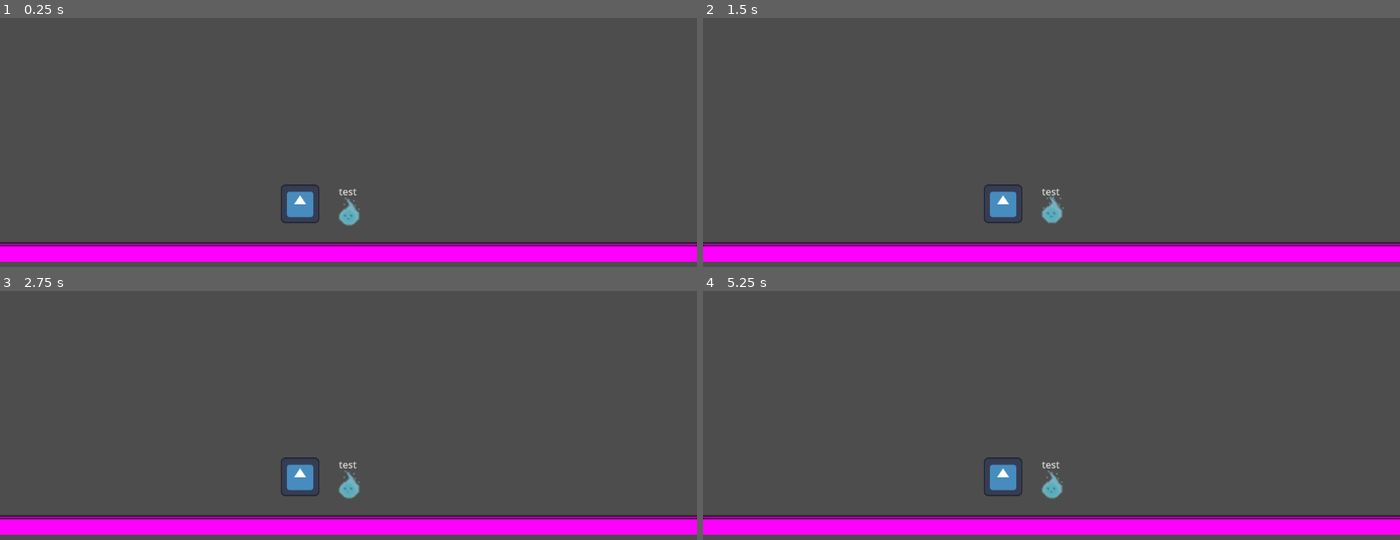
Above: before the commit, frames 1-4 (two rows, left to right).
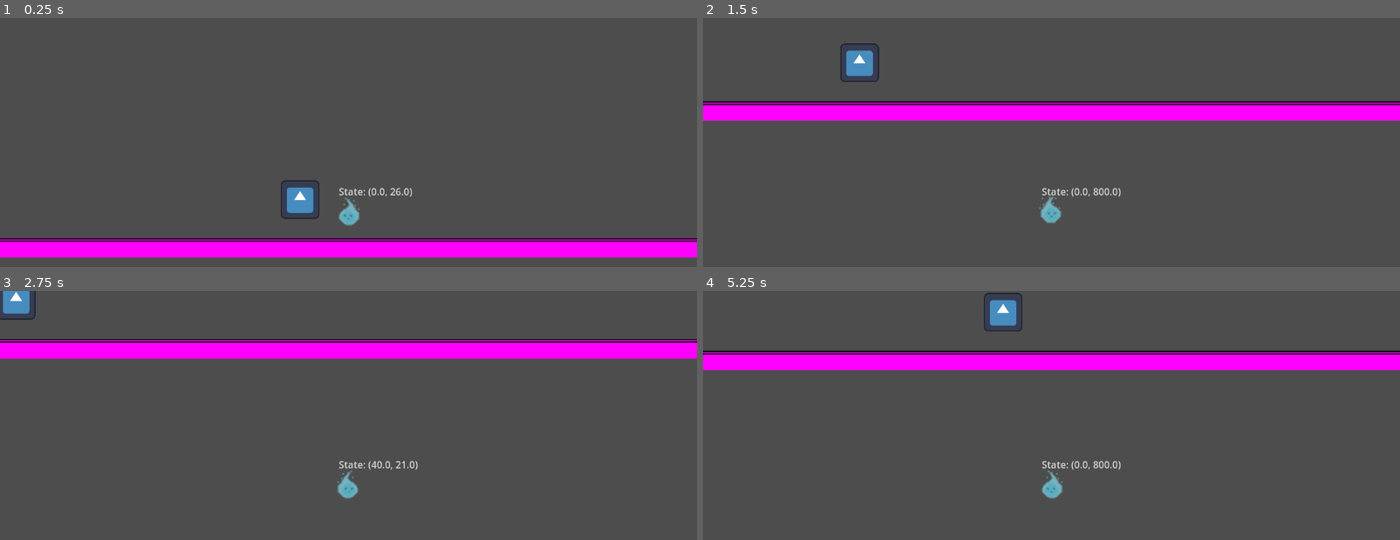
Above: after the commit, the same moments.

Repository: bustercrow-3818/uninvited-guest
Game: Godot game, scene res://objects/temp_plat/temp_plat.tscn
Two runs of this game, one before a commit and one after it. Both use one fixed random seed, a clock stepped at 60 frames per second and the inputs below. The project has no main scene, so this scene is started directly. The engine's default icon, where the game draws it, is replaced by a stand-in: a white triangle on a blue panel in a dark square.
Inputs:
- Up to frame 1 (0.25 s): no input
- Up to frame 2 (1.5 s): hold D (right) 0.53-1.28 s; tap Space (dash) at 0.6, 1.35 s; hold S (down) from 1.28 s (still down)
- Up to frame 3 (2.75 s): release S (down) at 2.03 s; hold D (right) from 2.03 s (still down); tap Space (dash) at 2.1 s
- Up to frame 4 (5.25 s): release D (right) at 2.78 s; hold W (up) 2.78-3.53 s; tap Space (dash) every 0.75 s from 2.85 to 5.1 s; hold A (left) 3.53-5.03 s; hold S (down) from 5.03 s (still down)

The runs differ from the first frame. In frame 1, 5.7% of the frame differs, in the area x 0-100%, y 65-98%; in frame 2, 17%, in the area x 0-100%, y 10-98%; in frame 3, 17%; in frame 4, 17%.
Error before the commit: Parse Error: Identifier "move_speed" not declared in the current scope. (res://entities/player/player.gd:36)

Commit message:
minor corrections to NPC logic

Diff:
--- a/entities/movement_instructions.gd
+++ b/entities/movement_instructions.gd
@@ -18,6 +18,15 @@
 var current_state := states.IDLE
 
 
+
+func initializ() -> void:
+
+	pass
+
+
+func connect_signals() -> void:
+
+	pass
 
 func _physics_process(_delta: float) -> void:
 	process_state()
--- a/entities/npc/npc.tscn
+++ b/entities/npc/npc.tscn
@@ -1,7 +1,8 @@
-[gd_scene load_steps=6 format=3 uid="uid://b6by0hr2yqoun"]
+[gd_scene load_steps=7 format=3 uid="uid://b6by0hr2yqoun"]
 
 [ext_resource type="Script" uid="uid://dp3vx4bhsowe1" path="res://entities/npc/npc.gd" id="1_e3lg2"]
 [ext_resource type="Texture2D" uid="uid://clm43k8aygw46" path="res://assets/icon.svg" id="2_7bf1a"]
+[ext_resource type="Script" uid="uid://c0ck0sdchwws4" path="res://entities/npc/npc_movement.gd" id="3_7bf1a"]
 
 [sub_resource type="AtlasTexture" id="AtlasTexture_wfxk4"]
 atlas = ExtResource("2_7bf1a")
@@ -21,16 +22,14 @@
 [sub_resource type="RectangleShape2D" id="RectangleShape2D_hiv41"]
 size = Vector2(128, 128)
 
-[node name="npc" type="CharacterBody2D" node_paths=PackedStringArray("walk_timer")]
+[node name="npc" type="CharacterBody2D" node_paths=PackedStringArray("walk_timer", "move_instructions")]
 scale = Vector2(0.25, 0.25)
 collision_layer = 3
 collision_mask = 3
 script = ExtResource("1_e3lg2")
-walk_timer = NodePath("walk_timer")
+walk_timer = NodePath("NPCMovement/walk_timer")
 walk_timer_interval = Vector2(1, 2)
-move_speed = 40.0
-gravity = 4.0
-terminal_velocity = 100.0
+move_instructions = NodePath("NPCMovement")
 metadata/_custom_type_script = "uid://b8jd64csh3kd3"
 
 [node name="AnimatedSprite2D" type="AnimatedSprite2D" parent="."]
@@ -39,4 +38,10 @@
 [node name="CollisionShape2D" type="CollisionShape2D" parent="."]
 shape = SubResource("RectangleShape2D_hiv41")
 
-[node name="walk_timer" type="Timer" parent="."]
+[node name="NPCMovement" type="Node" parent="." node_paths=PackedStringArray("timer")]
+script = ExtResource("3_7bf1a")
+timer = NodePath("walk_timer")
+walk_interval = Vector2(1, 2)
+metadata/_custom_type_script = "uid://c0ck0sdchwws4"
+
+[node name="walk_timer" type="Timer" parent="NPCMovement"]
--- a/entities/player/npc_movement.gd
+++ b/entities/npc/npc_movement.gd
@@ -8,19 +8,26 @@
 	initialize()
 
 func move() -> void:
-
-	pass
+	direction.x = randi_range(-1, 1)
+	velocity.x = direction.x * move_speed
+	await get_tree().create_timer(randf_range(1,2)).timeout
+	velocity.x = 0
+	change_state(states.IDLE)
+	restart_timer()
 
 func process_state() -> void:
 
 	pass
 
-func random_walk() -> void:
-	direction.x = randi_range(-1, 1)
-	#velocity.x = direction.x * move_speed
-	await get_tree().create_timer(randf_range(1,2)).timeout
-	velocity.x = 0
+func restart_timer() -> void:
+	timer.start(randf_range(walk_interval.x, walk_interval.y))
+
+func initialize() -> void:
+	connect_signals()
 	restart_timer()
 
-func restart_timer() -> void:
-	timer.start(randf_range(walk_interval.x, walk_interval.y))
+func connect_signals() -> void:
+	timer.timeout.connect(change_state.bind(states.MOVING))
+
+func change_state(state: states) -> void:
+	current_state = state
--- a/entities/player/player.gd
+++ b/entities/player/player.gd
@@ -29,18 +29,6 @@
 	velocity = move_instructions.get_velocity()
 	move_and_slide()
 
-func float_on() -> void:
-	if current_state != states.DASHING:
-		direction = Input.get_vector("left", "right", "up", "down").normalized()
-		current_state = states.FLOATING
-		velocity.x = direction.x * move_speed
-		if direction.y != 0:
-			velocity.y = direction.y * move_speed
-		else:
-			fall()
-	else:
-		pass
-
 func connect_signals() -> void:
 	pass
 
--- a/entities/player/player.tscn
+++ b/entities/player/player.tscn
@@ -84,9 +84,6 @@
 dash_speed = 800.0
 dash_time = 0.12
 sprite = NodePath("AnimatedSprite2D")
-move_speed = 40.0
-gravity = 1.0
-terminal_velocity = 30.0
 move_instructions = NodePath("player_movement")
 
 [node name="AnimatedSprite2D" type="AnimatedSprite2D" parent="."]
--- a/npc_movement.gd
+++ /dev/null
@@ -1 +0,0 @@
-extends NPCMovement
Renamed: entities/player/npc_movement.gd.uid -> entities/npc/npc_movement.gd.uid
Not shown, removed: npc_movement.gd.uid
